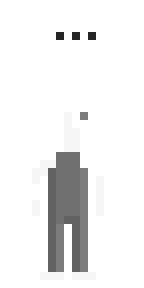
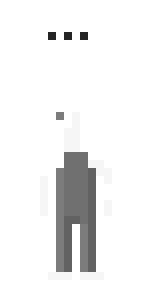
The second 144 × 288 image is a revision of the first. Changes to its layers:
added layer "legs left" in group "left" over bbox(48, 208, 104, 280)
showed "Layer 2 copy", painted on it over bbox(32, 32, 112, 280)
hid "Layer 2 copy 2", painted on it over bbox(32, 32, 104, 280)
